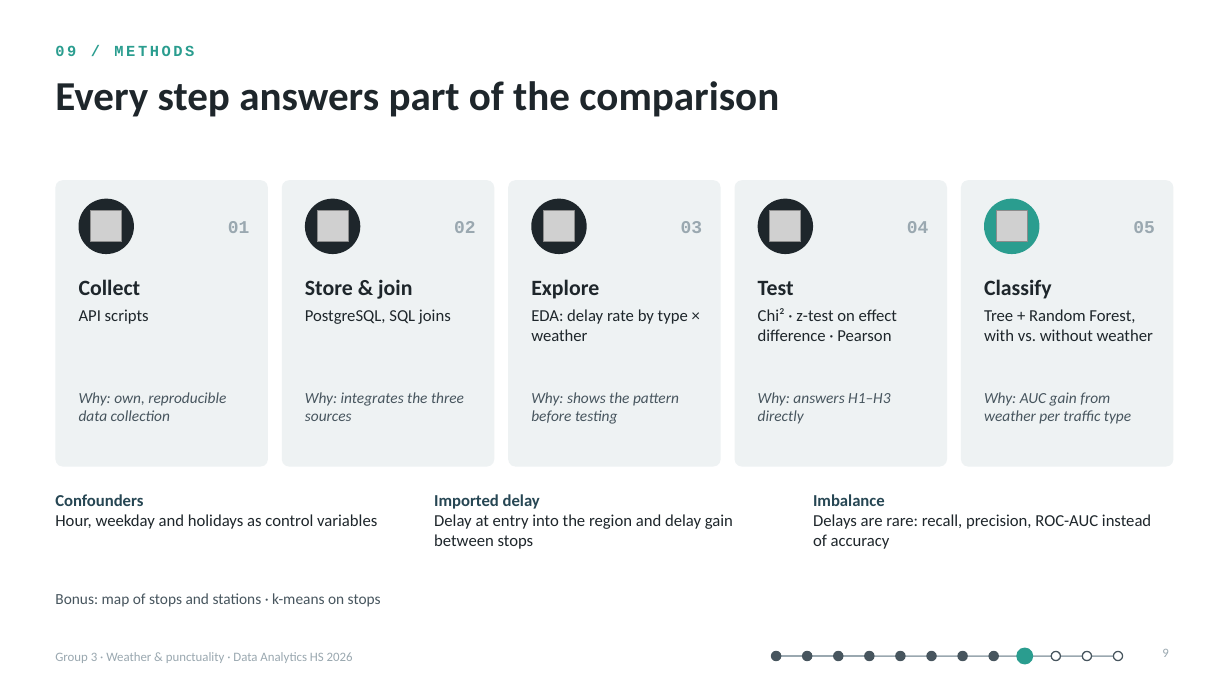
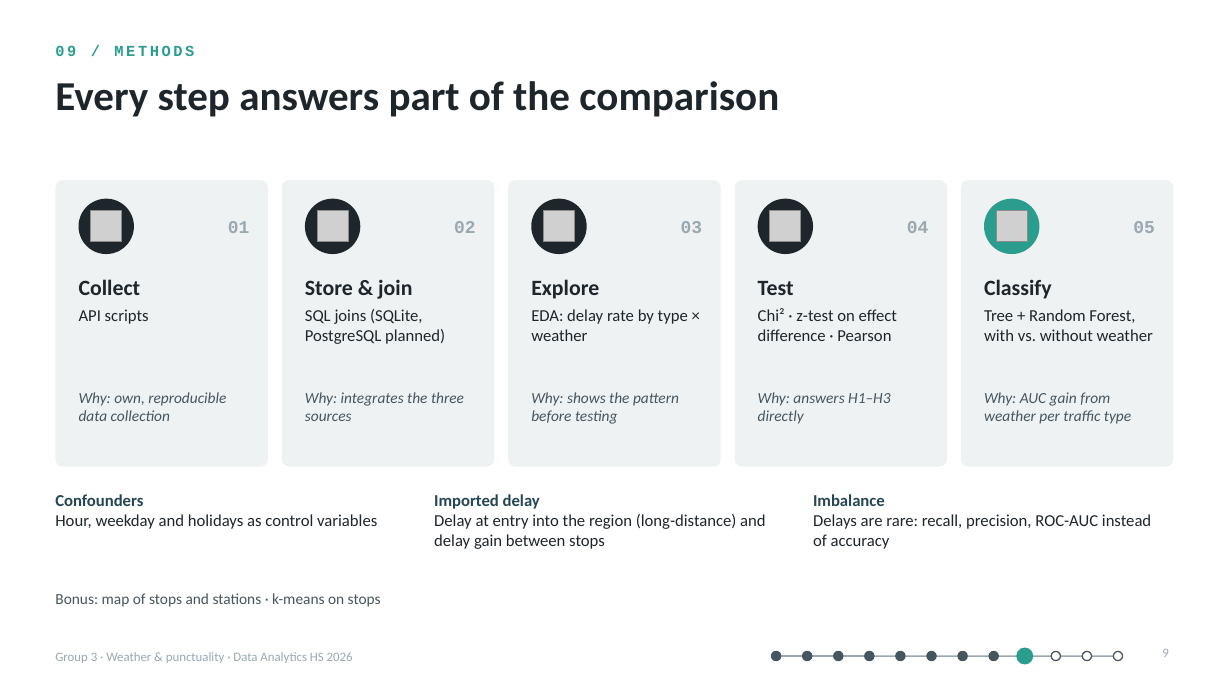
Before and after one commit to rexheeri/da-projekt-hs26, a slide deck: slide 9 of presentation/concept_presentation_group_03.pptx. Drawn at 1232x693 pixels with LibreOffice and Linux fonts; fonts in the diff are those of the drawing; grey boxes stand for pictures. Boxes give left, top, right and bottom in pixels: in the first picture for what was removed or moved away, otherwise in the second. Text is boxed around its words. In the diff, an @@ line names an element or a change of style, - is before the commit and + after.

```diff
--- a/presentation/concept_presentation_group_03.pptx
+++ b/presentation/concept_presentation_group_03.pptx
@@ text at [305,309,445,344]: text changed @@
-PostgreSQL, SQL joins
+SQL joins (SQLite, PostgreSQL planned)
@@ text at [434,514,765,549]: text changed @@
-Delay at entry into the region and delay gain between stops
+Delay at entry into the region (long-distance) and delay gain between stops
```
Also in this commit, not shown: 10 other slides changed, 5 other files.
